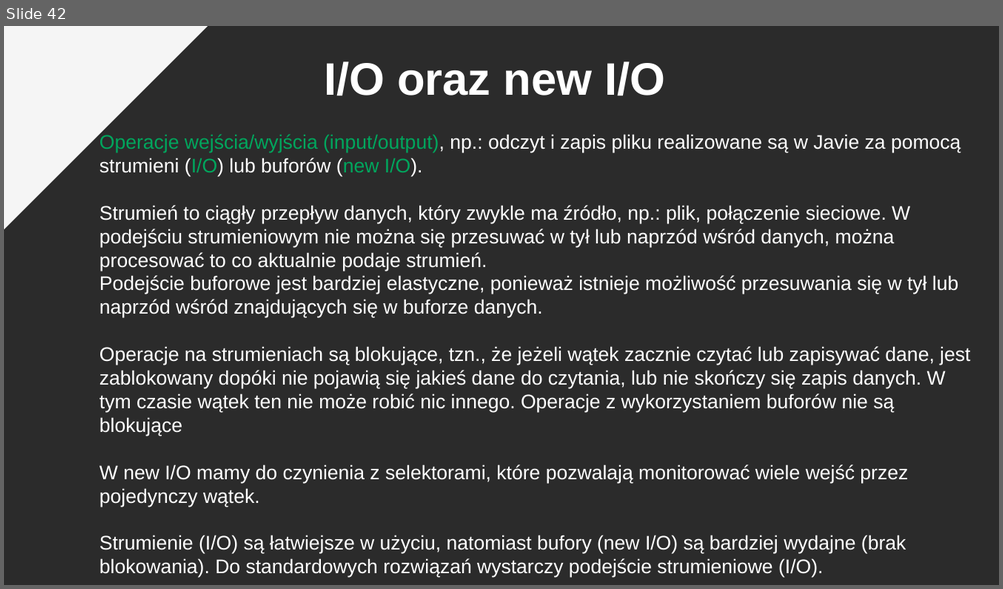
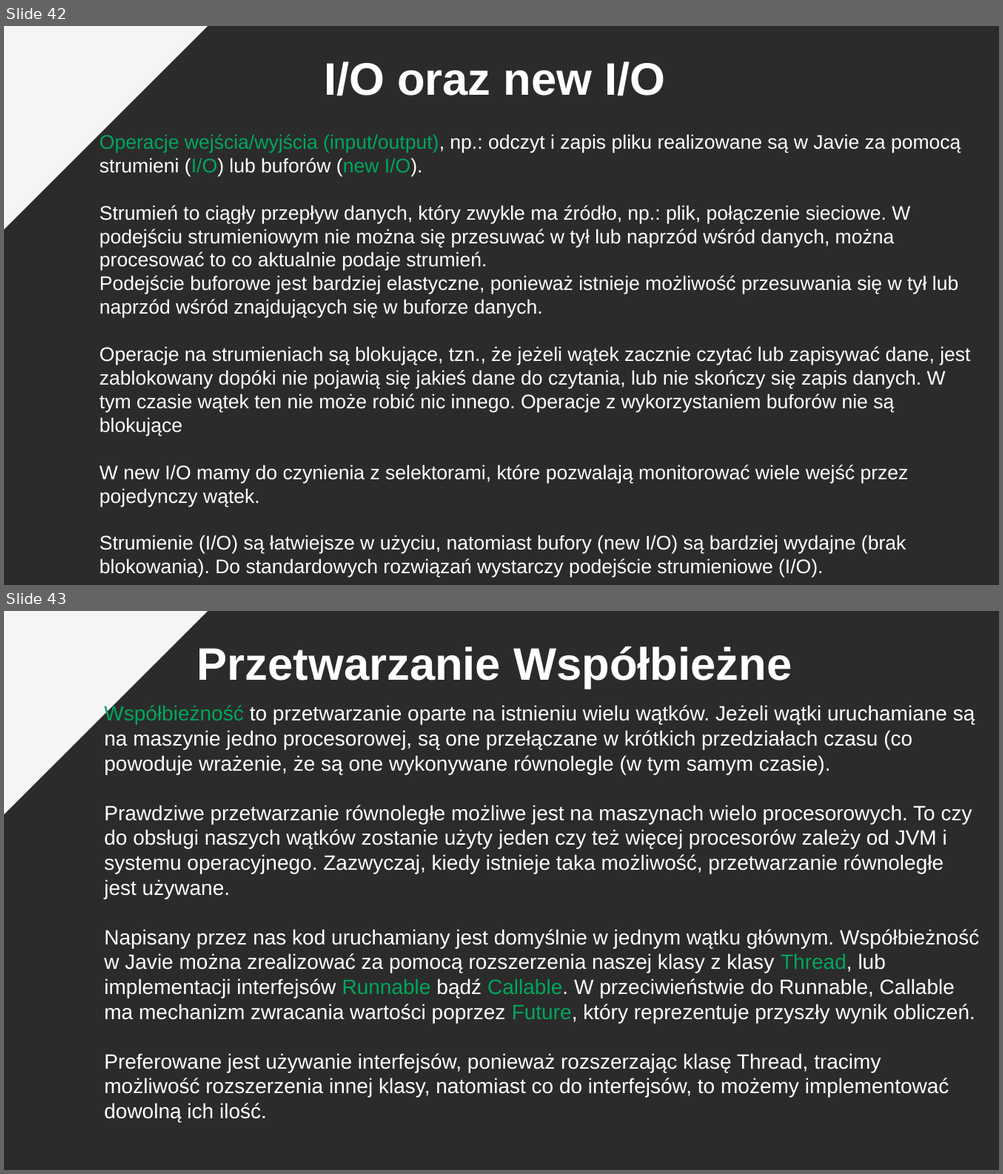
Before and after one commit to pkrajnik/WprowadzenieDoJava4Zajecia, a slide deck: WprowadzenieDoJezykaJAVA_v2_PiotrKrajnik.pptx. Shown one above the other, each under a label of ours: slide 42 before the commit, slides 42 and 43 after it. The pictures are 1003x589 and 1003x1174 pixels, drawn with LibreOffice and Linux fonts; fonts in the diff are those of the drawing; background and template pictures are left out; a plain dark background stands for a picture behind light text. Boxes give left, top, right and bottom in pixels: in the first picture for what was removed or moved away, otherwise in the second. Text is boxed around its words. In the diff, an @@ line names an element or a change of style, - is before the commit and + after.

```diff
--- a/WprowadzenieDoJezykaJAVA_v2_PiotrKrajnik.pptx
+++ b/WprowadzenieDoJezykaJAVA_v2_PiotrKrajnik.pptx
@@ slide 43 added at box(4, 611, 999, 1170), background picture (left out); not listed: 1 template element that a slide beside it also shows @@
@@ text added at box(197, 647, 791, 689), 44 pt, text #FFFFFF, bold @@
+Przetwarzanie Współbieżne
@@ text added at box(104, 704, 979, 1122), 20 pt, text #FFFFFF @@
+Współbieżność to przetwarzanie oparte na istnieniu wielu wątków. Jeżeli wątki uruchamiane są na maszynie jedno procesorowej, są one przełączane w krótkich przedziałach czasu (co powoduje wrażenie, że są one wykonywane równolegle (w tym samym czasie).
+Prawdziwe przetwarzanie równoległe możliwe jest na maszynach wielo procesorowych. To czy do obsługi naszych wątków zostanie użyty jeden czy też więcej procesorów zależy od JVM i systemu operacyjnego. Zazwyczaj, kiedy istnieje taka możliwość, przetwarzanie równoległe jest używane.
+Napisany przez nas kod uruchamiany jest domyślnie w jednym wątku głównym. Współbieżność w Javie można zrealizować za pomocą rozszerzenia naszej klasy z klasy Thread, lub implementacji interfejsów Runnable bądź Callable. W przeciwieństwie do Runnable, Callable ma mechanizm zwracania wartości poprzez Future, który reprezentuje przyszły wynik obliczeń.
+Preferowane jest używanie interfejsów, ponieważ rozszerzając klasę Thread, tracimy możliwość rozszerzenia innej klasy, natomiast co do interfejsów, to możemy implementować dowolną ich ilość.
```
Also in this commit, not shown: 2 slides changed, 3 other slides added.
